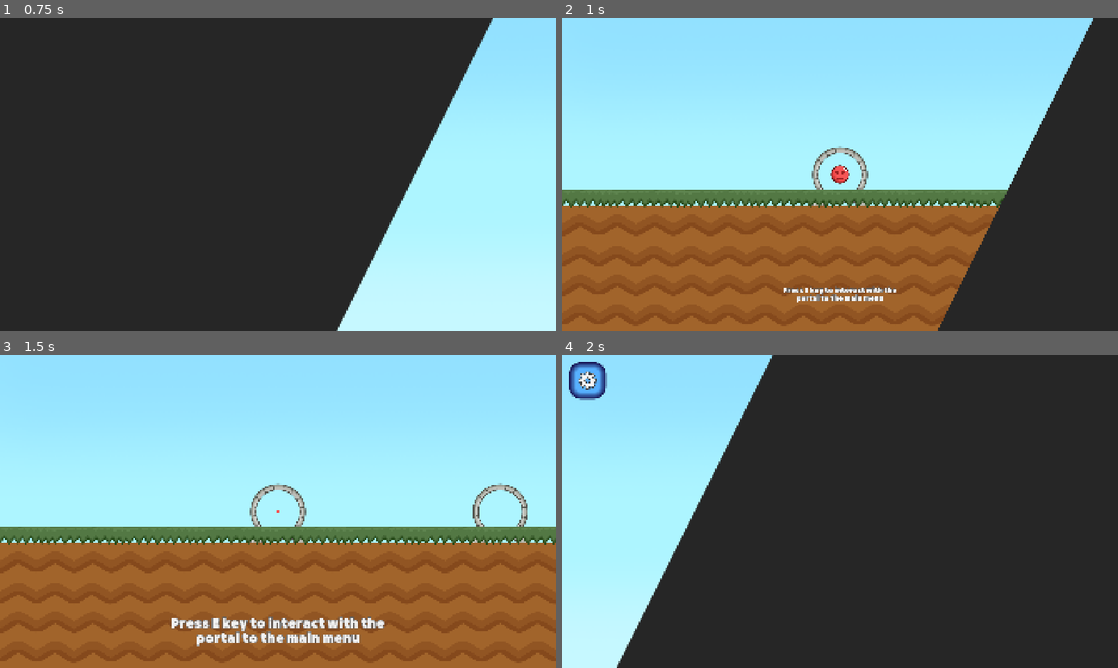
Above: before the commit, frames 1-4 (two rows, left to right).
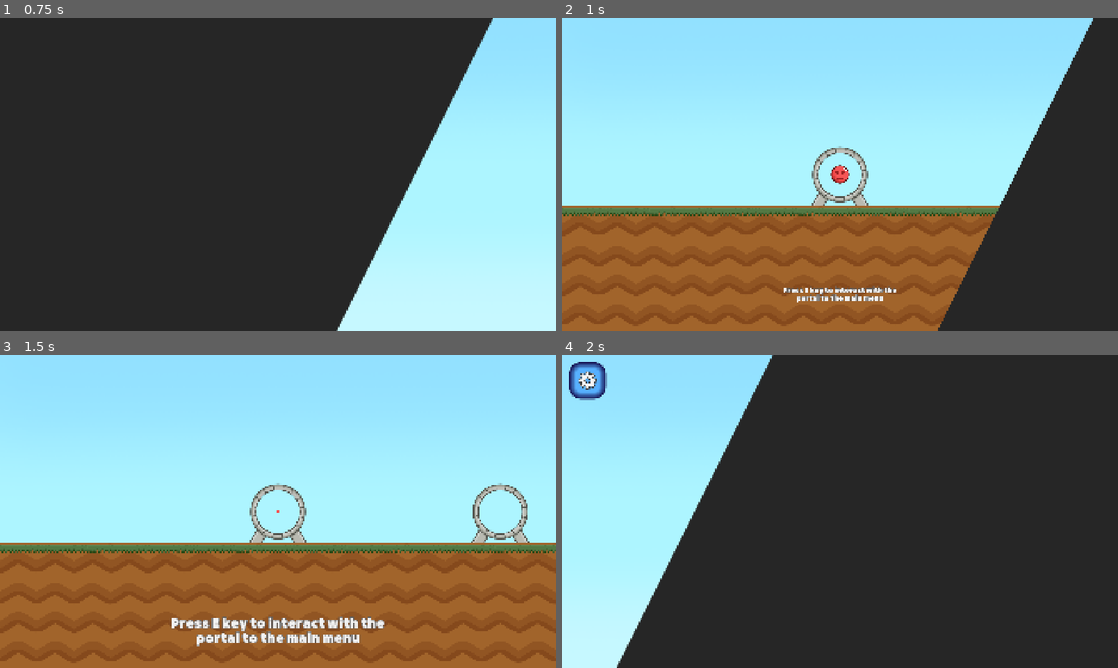
Above: after the commit, the same moments.

Repository: urebus-godot/red-ball-game
Game: Godot game, scene res://scenes_scripts/ui/root/main_menu.tscn
Same seed, same stepped clock (60 frames per second), same inputs: the game is played once before the commit and once after it.
Inputs:
- Up to frame 1 (0.75 s): click "Play" at 0.5 s
- Up to frame 2 (1 s): no input
- Up to frame 3 (1.5 s): tap E (interact) at 1.25 s; hold D (right) from 1.28 s (still down); hold E (interact) from 1.28 s (still down)
- Up to frame 4 (2 s): keep holding D (right); keep holding E (interact); tap Space (jump) at 1.52 s

Frame 1 is identical in both runs. In frame 2, 5.7% of the frame differs, in the area x 0-81%, y 54-64%; in frame 3, 7.2%, in the area x 0-100%, y 54-64%; in frame 4, nothing differs.
Error after the commit: Invalid operands 'float' and 'Array' in operator '<'. (res://scenes_scripts/game/objects/solid/static/terrain.gd:24)

Commit message:
Trying to update terrain

Diff:
--- a/scenes_scripts/game/objects/solid/static/terrain.gd
+++ b/scenes_scripts/game/objects/solid/static/terrain.gd
@@ -4,6 +4,8 @@
 @onready var ground_polygon: Polygon2D = $Polygon2D
 @onready var ground_bounds: Path2D = $Path2D
 @onready var ground_line: Line2D = $Line2D
+
+@export var areas_without_grass: Array[Vector2] ## X of Vector is left bound; Y of Vector is right bound of area without grass
 
 
 func _ready() -> void:
@@ -19,6 +21,8 @@
 	var width = (ground_line.width / 2) - 4
 
 	for point in line_points:
-		new_points.append(point + Vector2(0, 0))
+		if point.x < areas_without_grass and point.x > areas_without_grass:
+			pass
+		new_points.append(point + Vector2(0, width))
 
 	ground_line.set_points(new_points)
--- a/scenes_scripts/ui/hud/ui_layer.tscn
+++ b/scenes_scripts/ui/hud/ui_layer.tscn
@@ -11,7 +11,7 @@
 [ext_resource type="Texture2D" uid="uid://bjrim8ia4jryv" path="res://resources/textures/ui/icons/arrow_back_icon.png" id="7_jgfe7"]
 [ext_resource type="Texture2D" uid="uid://cfjwv5sk0y4mr" path="res://resources/textures/ui/icons/restart_icon.png" id="8_lks73"]
 [ext_resource type="Theme" uid="uid://k8oddh018ug7" path="res://resources/themes/red_button.tres" id="8_udvf3"]
-[ext_resource type="FontFile" uid="uid://bos0ml0pvipmw" path="res://resources/fonts/SSFBreakthrough-Extrabold.ttf" id="11_lks73"]
+[ext_resource type="FontFile" uid="uid://b6hssdofy1hrp" path="res://resources/fonts/SSFBreakthrough-Bold.ttf" id="11_lks73"]
 
 [node name="UILayer" type="CanvasLayer" unique_id=51763774]
 process_mode = 3
@@ -123,8 +123,12 @@
 offset_bottom = 23.0
 grow_horizontal = 2
 theme_override_colors/font_color = Color(0.80327183, 0.9467562, 0.96436447, 1)
+theme_override_colors/font_shadow_color = Color(0, 0.09816672, 0.31, 1)
 theme_override_colors/font_outline_color = Color(0.041754134, 0.27078584, 0.4806599, 1)
+theme_override_constants/shadow_offset_x = 0
+theme_override_constants/shadow_offset_y = 5
 theme_override_constants/outline_size = 16
+theme_override_constants/shadow_outline_size = 16
 theme_override_fonts/font = ExtResource("11_lks73")
 theme_override_font_sizes/font_size = 64
 text = "The game is paused..."
Binary file changed: resources/textures/game/world_environment/ground/grass.png
Not shown, added: resources/textures/game/world_environment/ground/grass.png~
